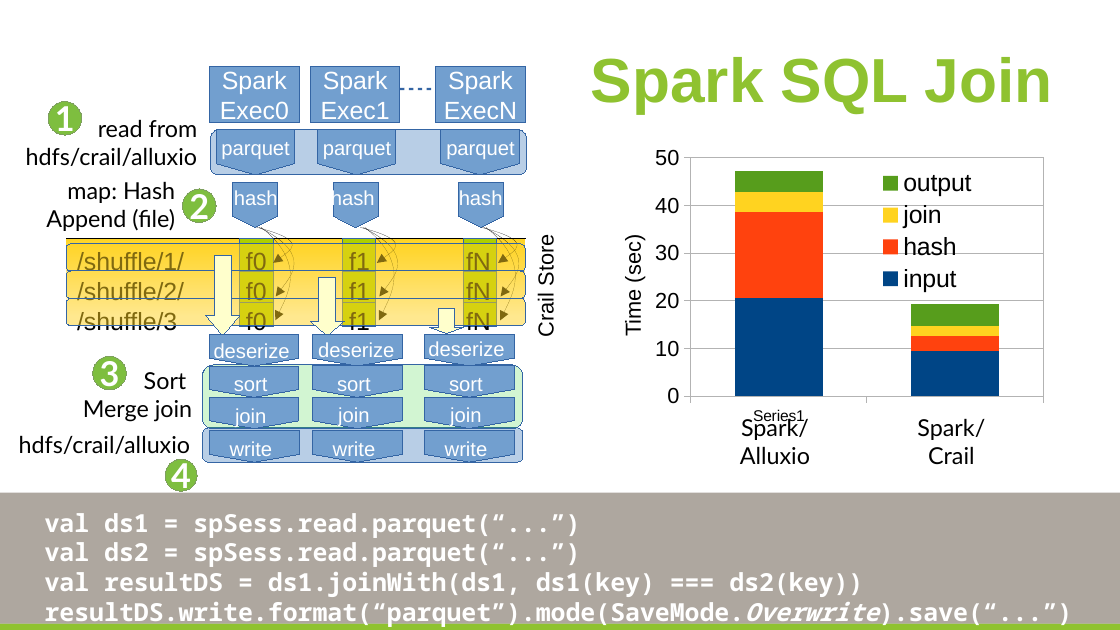
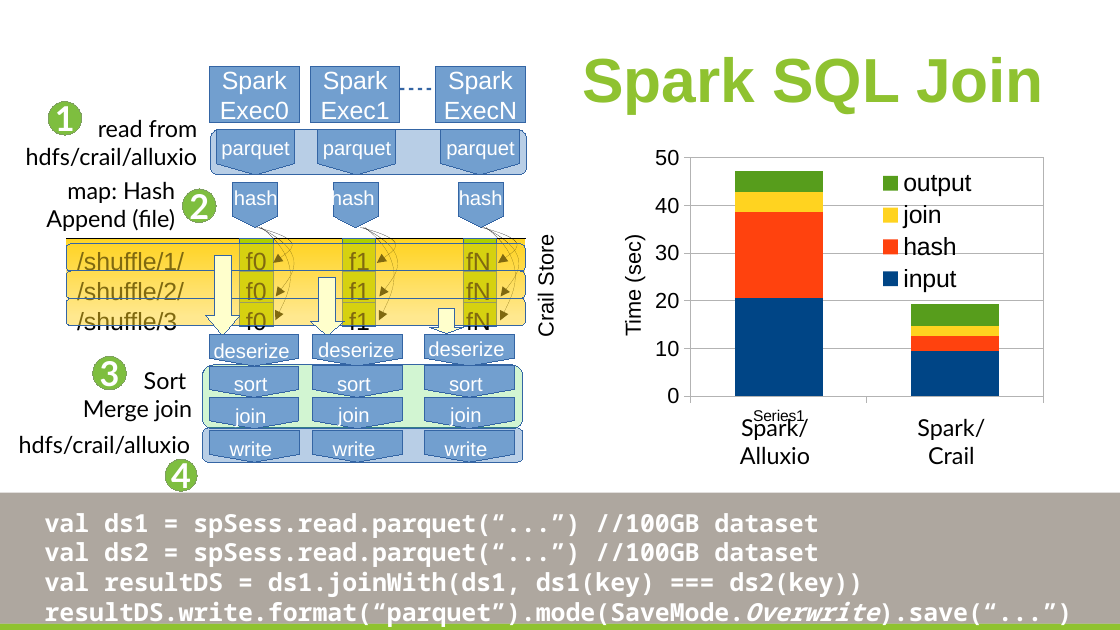
Before and after one commit to huangyibo/spark-summit-17, a slide deck: slide 25 of template.odp. Drawn at 1120x630 pixels with LibreOffice and Linux fonts; fonts in the diff are those of the drawing; background and template pictures are left out. Boxes give left, top, right and bottom in pixels: in the first picture for what was removed or moved away, otherwise in the second. Text is boxed around its words. In the diff, an @@ line names an element or a change of style, - is before the commit and + after.

```diff
--- a/template.odp
+++ b/template.odp
@@ title "Spark SQL Join" at box(582, 57, 1044, 113): alignment right to left @@
@@ text at box(45, 513, 818, 567): text changed @@
-val ds1 = spSess.read.parquet(“...”)
-val ds2 = spSess.read.parquet(“...”)
+val ds1 = spSess.read.parquet(“...”) //100GB dataset
+val ds2 = spSess.read.parquet(“...”) //100GB dataset
```
Also in this commit, not shown: 2 other slides changed, 1 other file.
